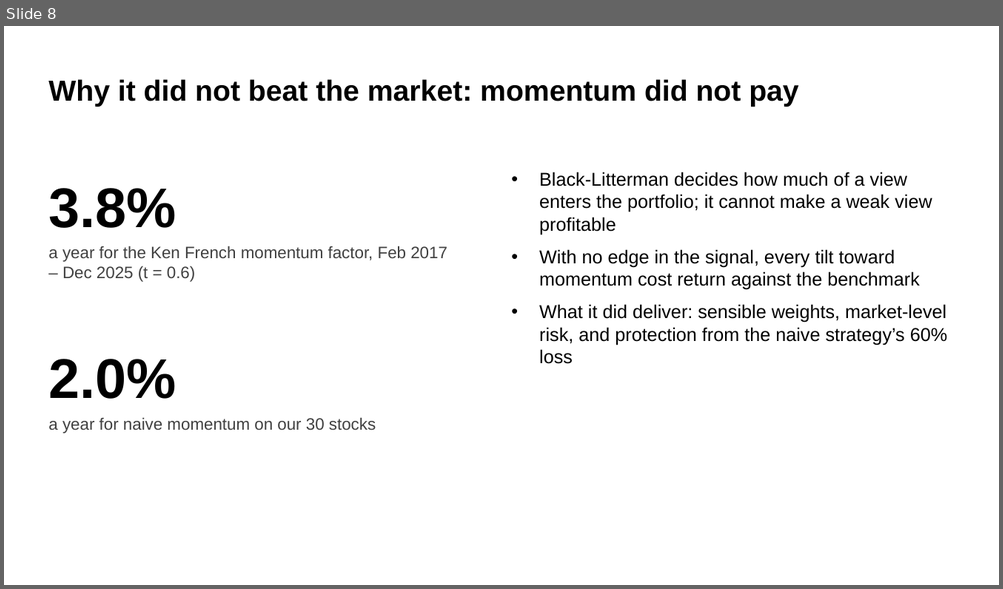
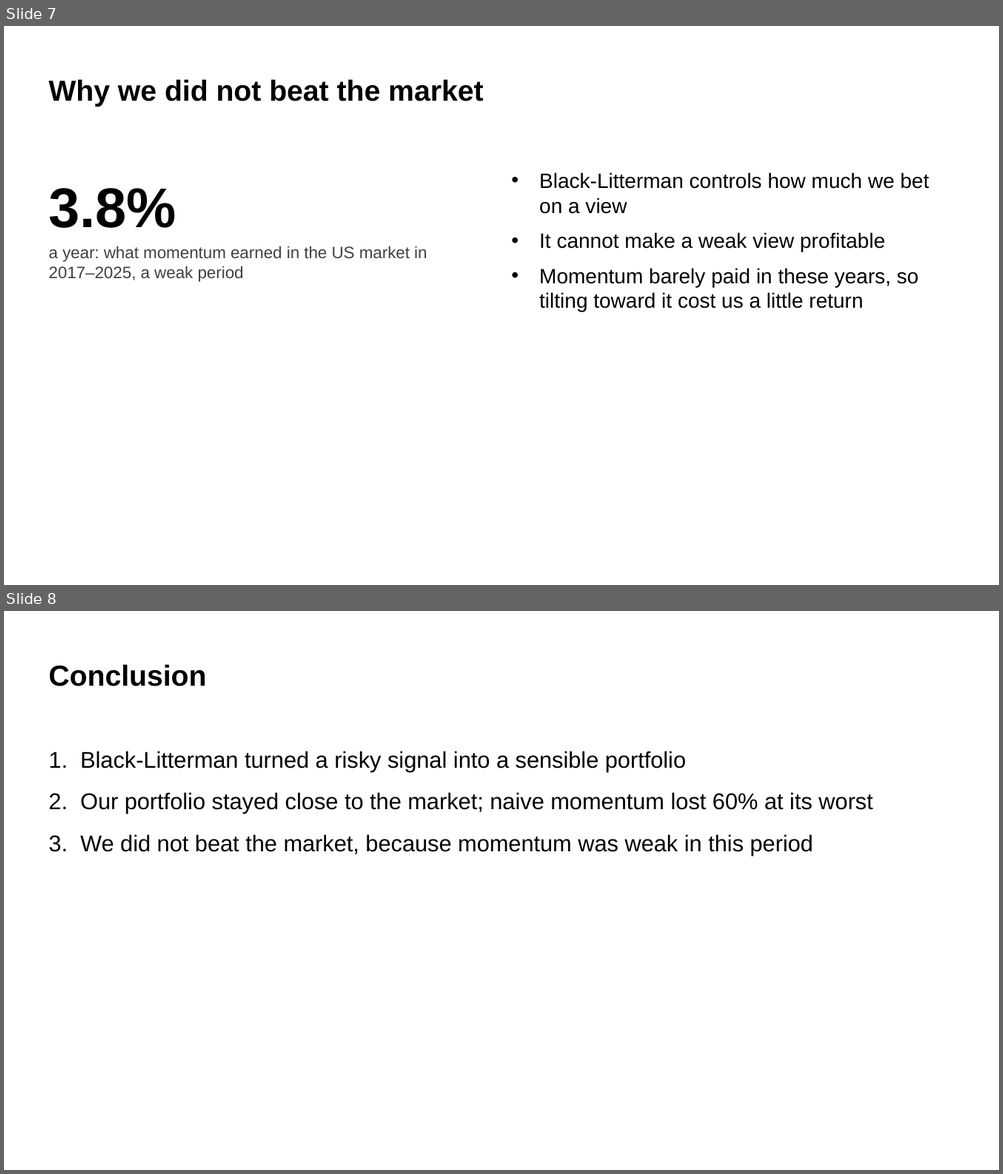
Before and after one commit to mateopreve-dev/quant-finance-project, a slide deck: slides/Project4_MomentumBL.pptx. Shown one above the other, each under a label of ours: slide 8 before the commit, slides 7 and 8 after it. The pictures are 1003x589 and 1003x1174 pixels, drawn with LibreOffice and Linux fonts; fonts in the diff are those of the drawing. Boxes give left, top, right and bottom in pixels: in the first picture for what was removed or moved away, otherwise in the second. Text is boxed around its words. In the diff, an @@ line names an element or a change of style, - is before the commit and + after.

```diff
--- a/slides/Project4_MomentumBL.pptx
+++ b/slides/Project4_MomentumBL.pptx
@@ slide 8 added at (4,611,999,1170), background #FFFFFF @@
@@ title added at (48,664,206,686), 28 pt, text #000000, bold @@
+Conclusion
@@ text added at (48,751,872,855), 22 pt, text #000000 @@
+1. Black-Litterman turned a risky signal into a sensible portfolio
+2. Our portfolio stayed close to the market; naive momentum lost 60% at its worst
+3. We did not beat the market, because momentum was weak in this period
@@ what was slide 8 is now slide 7 @@
@@ slide 7 changed as well @@
@@ title at (48,79,483,107): text changed @@
-Why it did not beat the market: momentum did not pay
+Why we did not beat the market
@@ text at (539,173,929,312): text changed; size 18 to 20 pt @@
-• Black-Litterman decides how much of a view enters the portfolio; it cannot make a weak view profitable
-• With no edge in the signal, every tilt toward momentum cost return against the benchmark
-• What it did deliver: sensible weights, market-level risk, and protection from the naive strategy’s 60% loss
+• Black-Litterman controls how much we bet on a view
+• It cannot make a weak view profitable
+• Momentum barely paid in these years, so tilting toward it cost us a little return
@@ text at (48,246,427,282): text changed @@
-a year for the Ken French momentum factor, Feb 2017 – Dec 2025 (t = 0.6)
+a year: what momentum earned in the US market in 2017–2025, a weak period
@@ text removed at (48,359,176,399) @@
-2.0%
@@ text removed at (48,417,375,434) @@
-a year for naive momentum on our 30 stocks
```
Also in this commit, not shown: 4 other slides changed, 2 other slides added, 5 slides removed.
